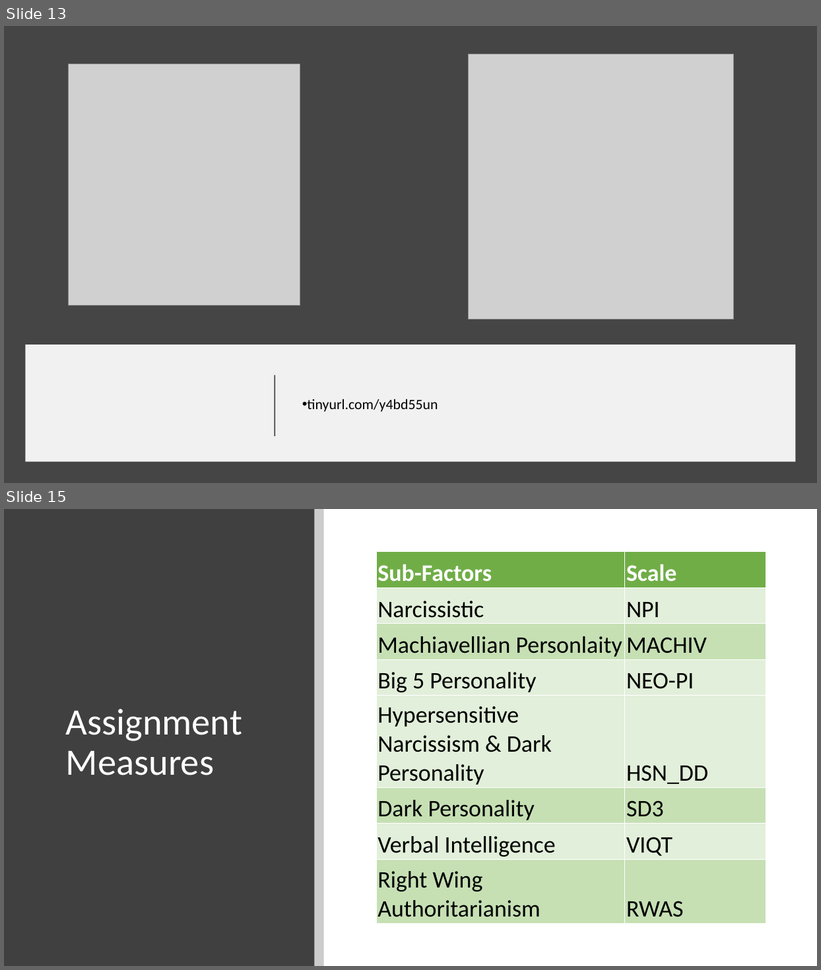
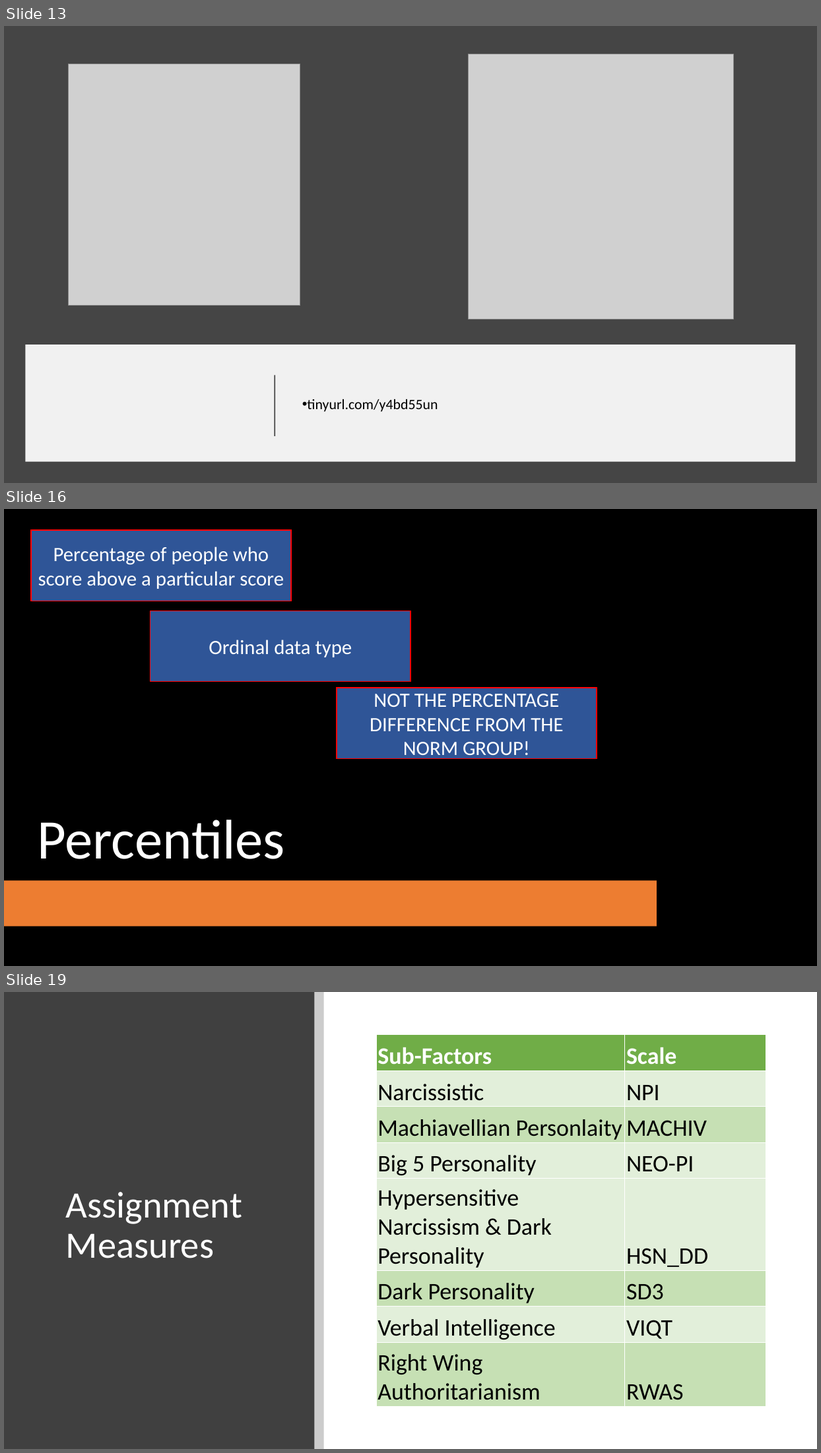
Before and after one commit to OliJimbo/Student_Materials, a slide deck: Week 2/Workshop/Workshop_2.pptx. Shown one above the other, each under a label of ours: slides 13 and 15 before the commit, slides 13, 16 and 19 after it; the slides between them are not shown. The pictures are 821x970 and 821x1453 pixels, drawn with LibreOffice and Linux fonts; fonts in the diff are those of the drawing; grey boxes stand for pictures; background and template pictures are left out. Boxes give left, top, right and bottom in pixels: in the first picture for what was removed or moved away, otherwise in the second. Text is boxed around its words. In the diff, an @@ line names an element or a change of style, - is before the commit and + after.

```diff
--- a/Week 2/Workshop/Workshop_2.pptx
+++ b/Week 2/Workshop/Workshop_2.pptx
@@ slide 16 added at <box>4,509,817,966</box>, background picture (left out) @@
@@ rectangle added at <box>31,530,291,601</box>, fill #2F5597, outline #FF0000 1 pt, 24 pt, text #FFFFFF @@
+Percentage of people who score above a particular score
@@ rectangle added at <box>151,611,411,682</box>, fill #2F5597, outline #FF0000 1 pt, 24 pt, text #FFFFFF @@
+Ordinal data type
@@ rectangle added at <box>4,660,817,966</box>, fill gradient #000000 @@
@@ rectangle added at <box>337,688,597,758</box>, fill #2F5597, outline #FF0000 1 pt, 24 pt, text #FFFFFF @@
+NOT THE PERCENTAGE DIFFERENCE FROM THE NORM GROUP!
@@ title added at <box>37,820,285,859</box>, 66 pt, text #FFFFFF @@
+Percentiles
@@ rounded rectangle added at <box>4,881,657,927</box>, fill #ED7D31 @@
@@ what was slide 15 is now slide 19 @@
```
Also in this commit, not shown: 1 slide changed, 3 other slides added.
